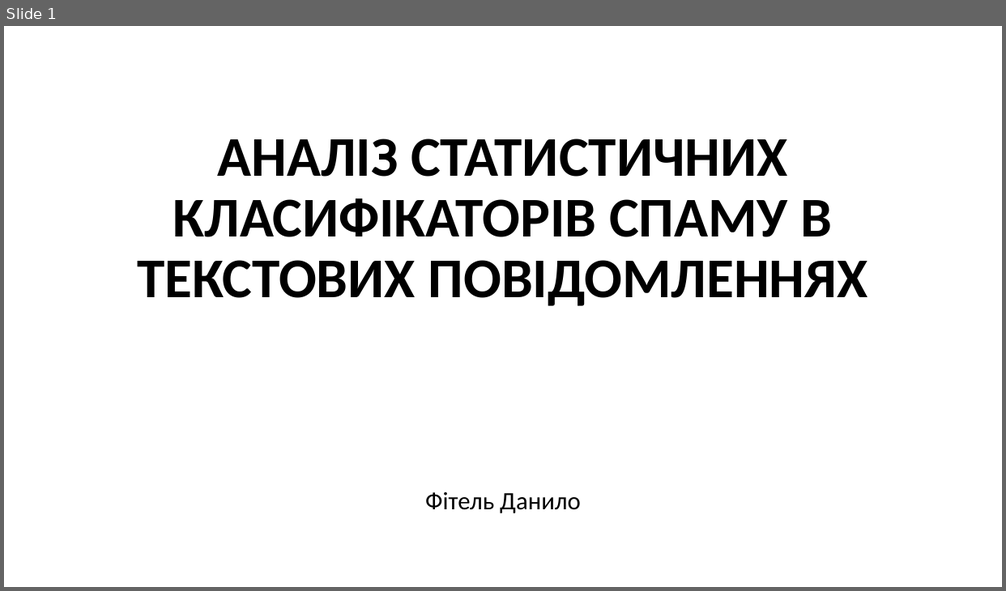
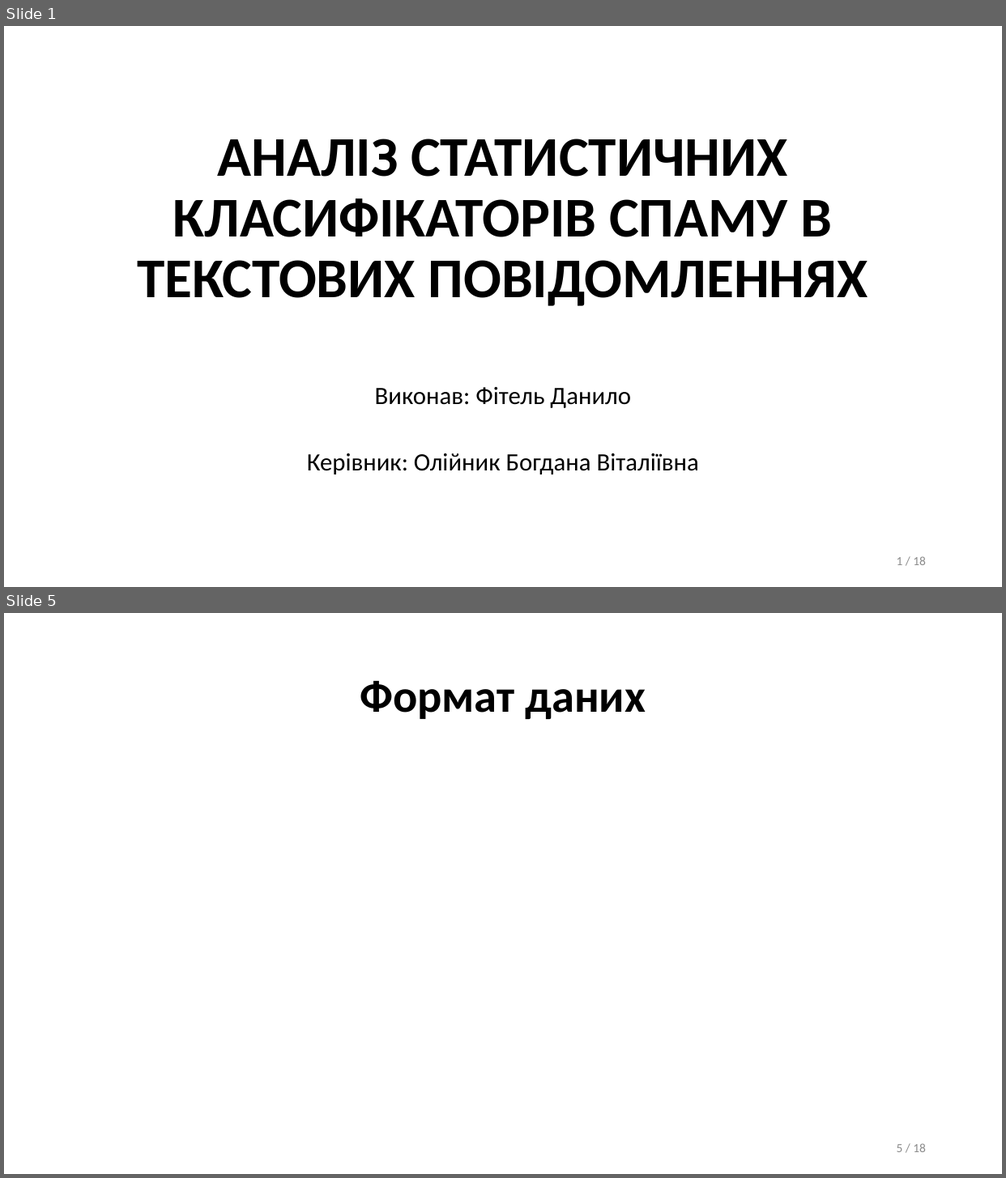
Before and after one commit to danylofitel/Pinocchio, a slide deck: fitel_presentation/Analysis of Statistical Spam Classifiers for Text Messages.pptx. Shown one above the other, each under a label of ours: slide 1 before the commit, slides 1 and 5 after it; the slides between them are not shown. The pictures are 1006x591 and 1006x1178 pixels, drawn with LibreOffice and Linux fonts; fonts in the diff are those of the drawing; grey boxes stand for pictures. Boxes give left, top, right and bottom in pixels: in the first picture for what was removed or moved away, otherwise in the second. Text is boxed around its words. In the diff, an @@ line names an element or a change of style, - is before the commit and + after.

```diff
--- a/fitel_presentation/Analysis of Statistical Spam Classifiers for Text Messages.pptx
+++ b/fitel_presentation/Analysis of Statistical Spam Classifiers for Text Messages.pptx
@@ slide 5 added at (4,613,1002,1174), background #FFFFFF @@
@@ title added at (360,681,646,719), 44 pt, text #000000, bold @@
+Формат даних
@@ page number added at (897,1144,926,1152), 12 pt, text #8C8C8C @@
+5 / 18
@@ slide 1 changed as well @@
@@ subtitle at (375,387,631,408): text changed @@
-Фітель Данило
+Виконав: Фітель Данило
@@ text added at (307,454,699,475), 24 pt, text #000000 @@
+Керівник: Олійник Богдана Віталіївна
@@ page number added at (897,557,926,565), 12 pt, text #8C8C8C @@
+1 / 18
```
Also in this commit, not shown: 1 other slide changed, 15 other slides added, 3 slides removed.
